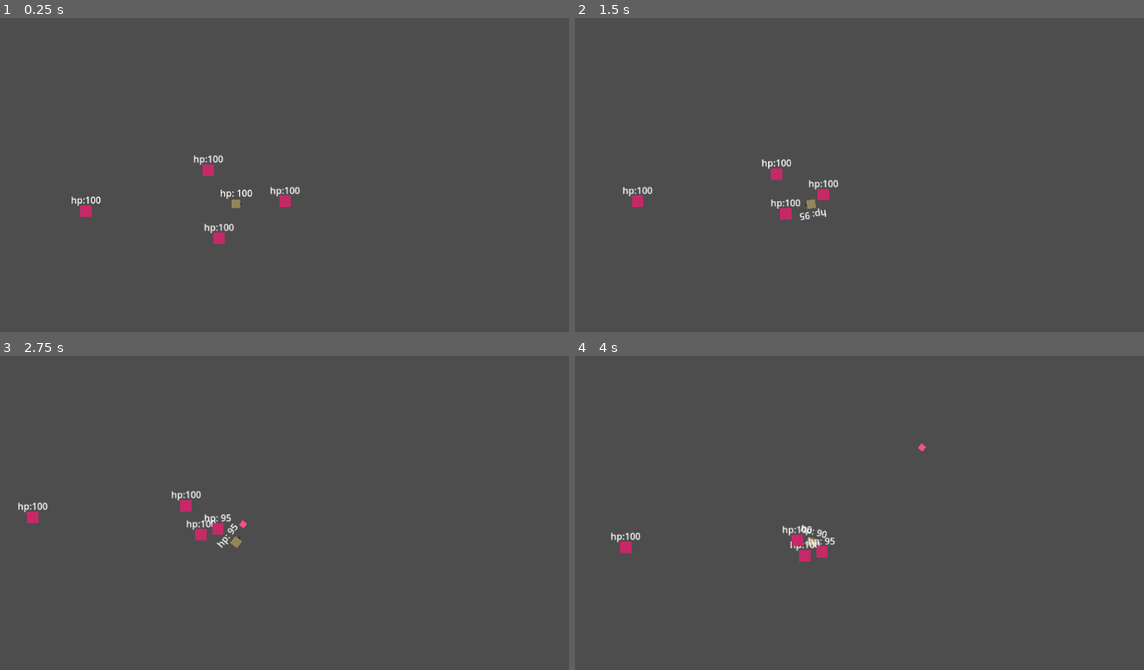
Above: before the commit, frames 1-4 (two rows, left to right).
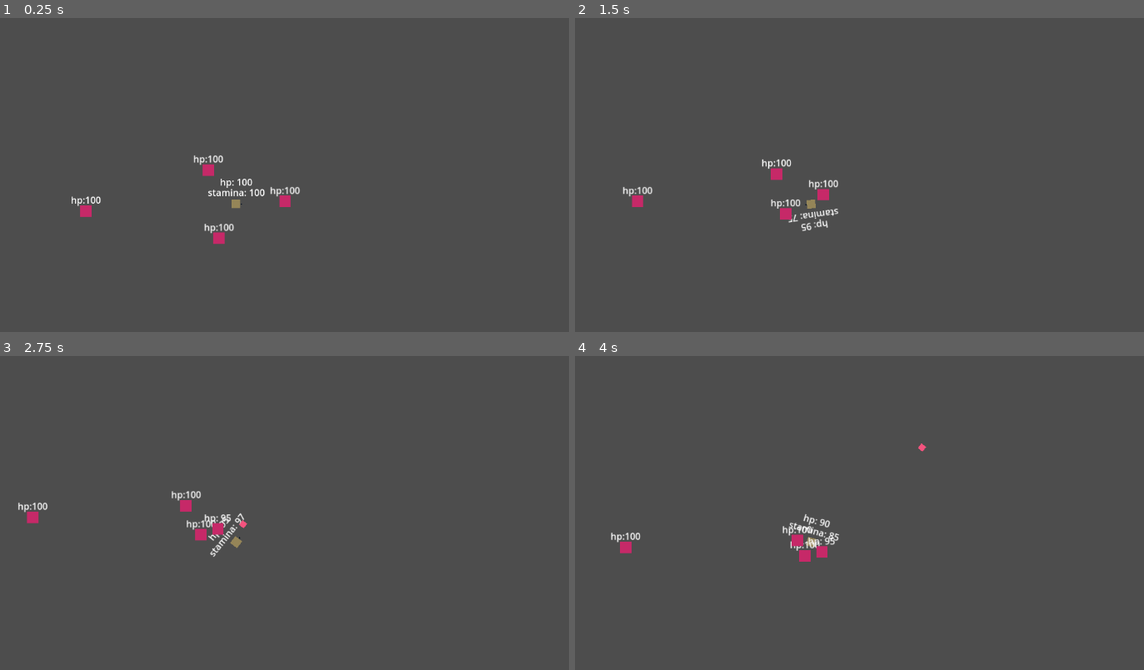
Above: after the commit, the same moments.

Repository: cyris115/Cookie-Kingdom
Game: Godot game, scene res://Scenes/test_scene.tscn
Same seed, same stepped clock (60 frames per second), same inputs: the game is played once before the commit and once after it.
Inputs (mouse positions are in pixels of both pictures, inside the frame that each line leads up to):
- Up to frame 1 (0.25 s): no input
- Up to frame 2 (1.5 s): move the mouse to (956, 184) at 0.52 s; hold D (right) 0.53-1.28 s; hold Shift (run) 0.53-1.28 s; move the mouse to (677, 222) at 1.27 s; hold S (down) from 1.28 s (still down); tap Shift (run) at 1.35 s
- Up to frame 3 (2.75 s): move the mouse to (301, 459) at 2.02 s; release S (down) at 2.03 s; press the mouse at (301, 459) at 2.03 s; hold D (right) from 2.03 s (still down); tap Shift (run) at 2.3 s
- Up to frame 4 (4 s): move the mouse to (779, 616) at 2.77 s; release D (right) at 2.78 s; release the mouse at (779, 616) at 2.78 s; hold W (up) 2.78-3.53 s; tap Shift (run) at 2.85 s; move the mouse to (1013, 597) at 3.52 s; hold A (left) from 3.53 s (still down); hold Shift (run) from 3.53 s (still down)

The runs differ from the first frame. In frame 1, 0.2% of the frame differs, in the area x 36-47%, y 51-58%; in frame 2, 0.2%; in frame 3, 0.2%; in frame 4, 0.2%.

Commit message:
Created stamina system

Diff:
--- a/Scenes/Player.tscn
+++ b/Scenes/Player.tscn
@@ -27,6 +27,10 @@
 [node name="InvincibilityTimer" type="Timer" parent="."]
 one_shot = true
 
+[node name="StamTimer" type="Timer" parent="."]
+wait_time = 3.0
+one_shot = true
+
 [node name="GunBarrel" type="Node2D" parent="."]
 position = Vector2(8, 0)
 
@@ -38,20 +42,36 @@
 
 [node name="Camera2D" type="Camera2D" parent="."]
 
-[node name="Label" type="Label" parent="."]
+[node name="HPLabel" type="Label" parent="."]
 anchors_preset = 7
 anchor_left = 0.5
 anchor_top = 1.0
 anchor_right = 0.5
 anchor_bottom = 1.0
 offset_left = -26.0
-offset_top = -31.0
+offset_top = -50.0
 offset_right = 26.0
-offset_bottom = -8.0
+offset_bottom = -27.0
 grow_horizontal = 2
 grow_vertical = 0
 text = "hp:100"
 horizontal_alignment = 1
 
+[node name="StamLabel" type="Label" parent="."]
+anchors_preset = 7
+anchor_left = 0.5
+anchor_top = 1.0
+anchor_right = 0.5
+anchor_bottom = 1.0
+offset_left = -26.0
+offset_top = -32.0
+offset_right = 26.0
+offset_bottom = -9.0
+grow_horizontal = 2
+grow_vertical = 0
+text = "stamina: 100"
+horizontal_alignment = 1
+
 [connection signal="timeout" from="ShotTimer" to="." method="_on_shot_timer_timeout"]
 [connection signal="timeout" from="InvincibilityTimer" to="." method="_on_invincibility_timer_timeout"]
+[connection signal="timeout" from="StamTimer" to="." method="_on_stam_timer_timeout"]
--- a/Scripts/Player.gd
+++ b/Scripts/Player.gd
@@ -1,12 +1,21 @@
 class_name Player
 extends CharacterBody2D
 
-static var hp: int
 static var max_hp = 100
+static var max_stam = 100
+static var hp = 100:
+	set(value):
+		hp = clamp(value, 0, max_hp)
+static var stam = 100:
+	set(value):
+		stam = clamp(value, 0, max_stam)
+
 
 @export var speed = 70.0
 @export var run_speed = 110.0
 @export var walk_speed = 70.0
+@export var stam_drain_rate = 33.333 #Stamina drain in stam/second
+@export var stam_regen_rate = 20 #Stamina gain in stam/second
 
 var direction := Vector2.RIGHT
 static var last_direction := Vector2.RIGHT
@@ -15,15 +24,22 @@
 @export var barrel: Node2D
 var can_shoot := false
 var can_damage := true
+var can_sprint := true
+var is_sprinting := false
 
 @onready var invincibility_timer: Timer = $InvincibilityTimer
 @onready var shoot_timer: Timer = $ShotTimer
+@onready var stam_timer: Timer = $StamTimer
 @onready var gun: Sprite2D = $GunBarrel/Sprite2D
 @onready var body: Sprite2D = $Sprite2D
+@onready var hp_label: Label = $HPLabel
+@onready var stam_label: Label = $StamLabel
 
 func _ready() -> void:
 	hp = max_hp
-	$Label.text = "hp: " + str(hp)
+	hp_label.text = "hp: " + str(hp)
+	stam = max_stam
+	stam_label.text = "stamina: " + str(stam)
 
 
 
@@ -45,10 +61,21 @@
 	look_at(get_global_mouse_position())
 
 
-	if Input.is_action_pressed("run"):
+	if Input.is_action_pressed("run") and can_sprint:
 		speed = run_speed
+		is_sprinting = true
 	else:
 		speed = walk_speed
+		is_sprinting = false
+
+	if is_sprinting:
+		stam -= stam_drain_rate * _delta
+		if stam <= 0:
+			can_sprint = false
+			stam_timer.start()
+	else:
+		stam += stam_regen_rate * _delta
+	stam_label.text = "stamina: " + str(roundi(stam))
 
 	velocity = direction.normalized() * speed #might need to remove delta idk
 
@@ -80,7 +107,7 @@
 	if hp < 0:
 		#Likely need to add other code here
 		hp = 0
-	$Label.text = "hp: " + str(hp)
+	hp_label.text = "hp: " + str(hp)
 
 
 func _on_shot_timer_timeout() -> void:
@@ -88,3 +115,6 @@
 
 func _on_invincibility_timer_timeout() -> void:
 	can_damage = true
+
+func _on_stam_timer_timeout() -> void:
+	can_sprint = true
